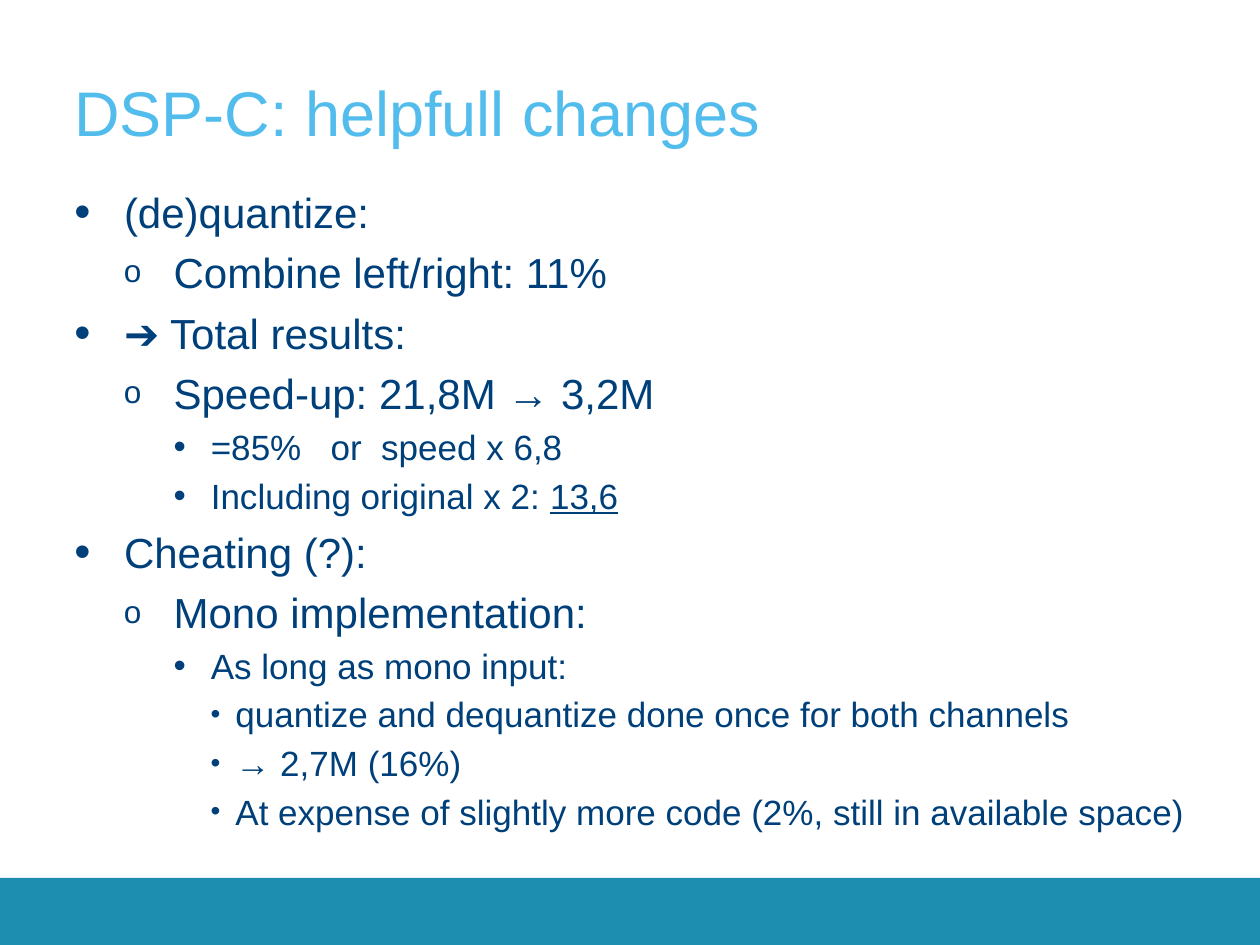
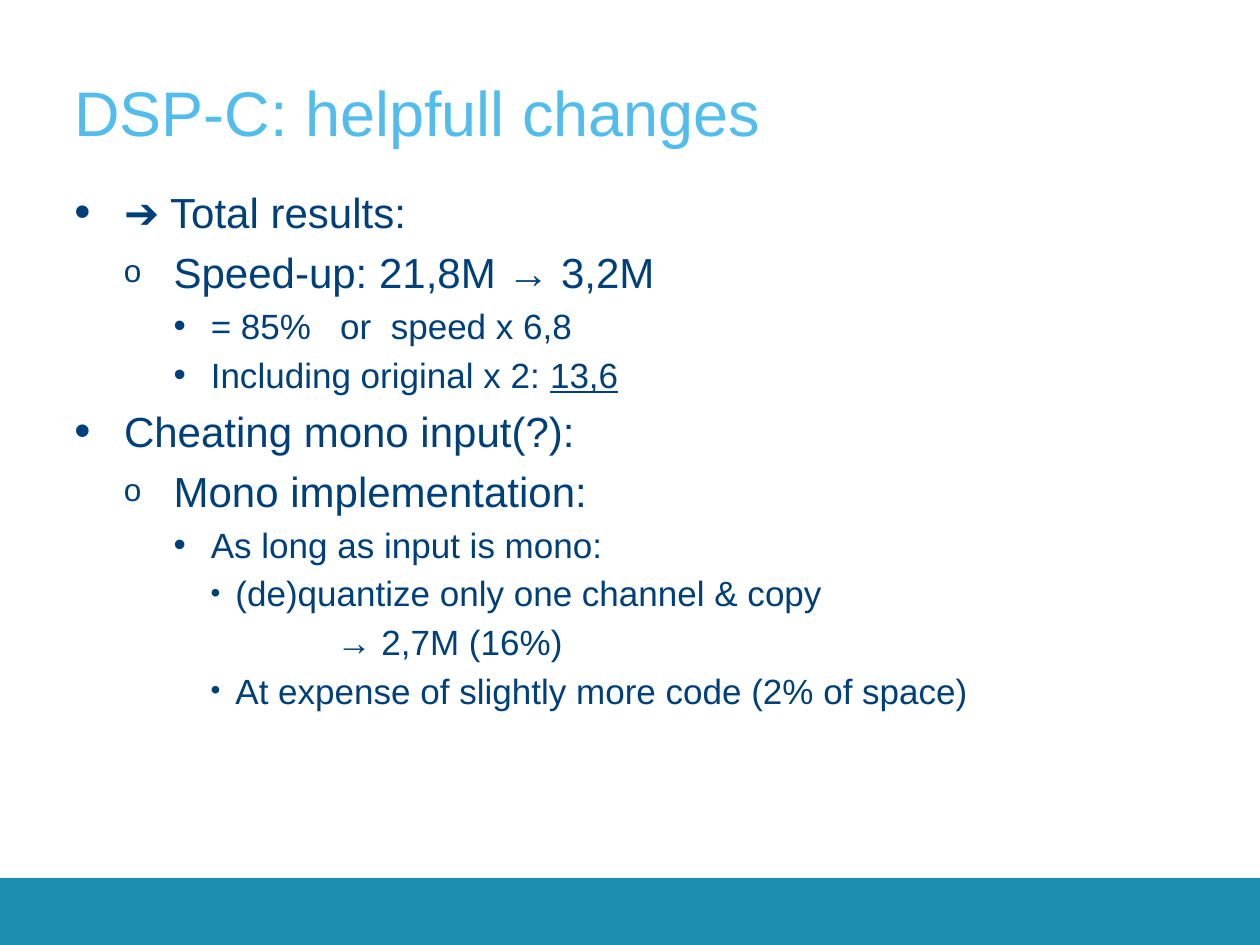
Before and after one commit to SepOwnage/P-O5, a slide deck: slide 19 of Presentatie/Presentation2.pptx (slide 18 before the commit). Drawn at 1260x945 pixels with LibreOffice and Linux fonts; fonts in the diff are those of the drawing; background and template pictures are left out. Boxes give left, top, right and bottom in pixels: in the first picture for what was removed or moved away, otherwise in the second. Text is boxed around its words. In the diff, an @@ line names an element or a change of style, - is before the commit and + after.

Commit message:
Edit ppt

```diff
--- a/Presentatie/Presentation2.pptx
+++ b/Presentatie/Presentation2.pptx
@@ text at (124, 197, 607, 297): paragraphs removed @@
-• (de)quantize:
-  o Combine left/right: 11%
@@ text at (241, 313, 572, 345): spaces changed @@
-    • =85% or speed x 6,8
+    • = 85% or speed x 6,8
@@ text at (124, 416, 574, 455): text changed @@
-• Cheating (?):
+• Cheating mono input(?):
@@ text at (211, 532, 821, 613): text changed @@
-    • As long as mono input:
-      • quantize and dequantize done once for both channels
+    • As long as input is mono:
+      • (de)quantize only one channel & copy
@@ text at (381, 629, 562, 662): bullet • to none @@
@@ text at (235, 678, 967, 710): text changed @@
-      • At expense of slightly more code (2%, still in available space)
+      • At expense of slightly more code (2% of space)
```
Also in this commit, not shown: 13 other slides changed, 2 slides added, 1 slide removed, 1 other file.
